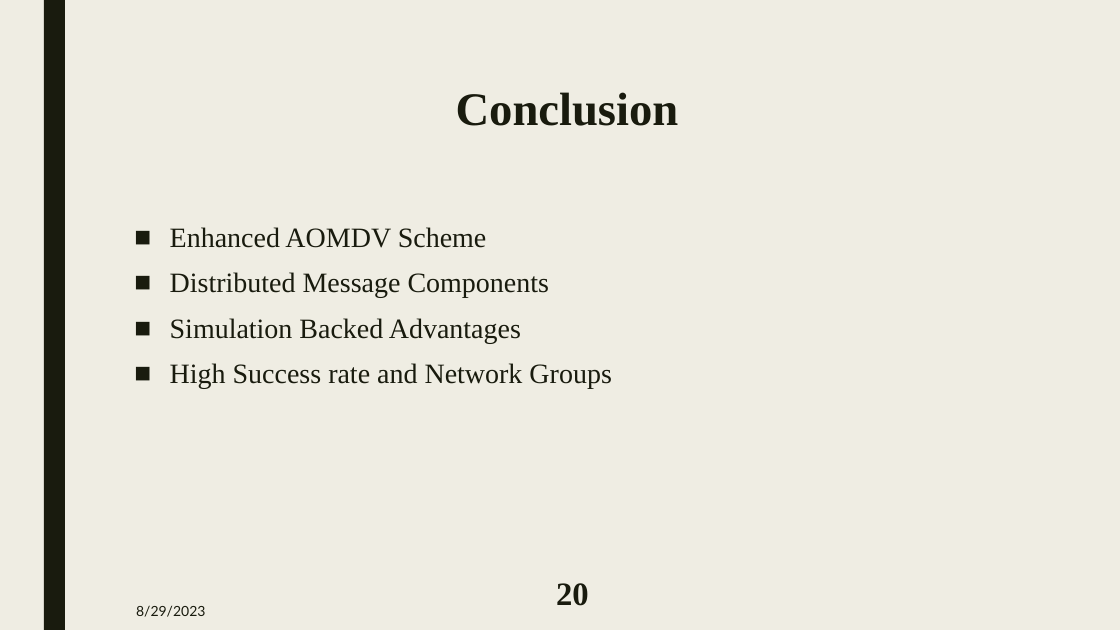
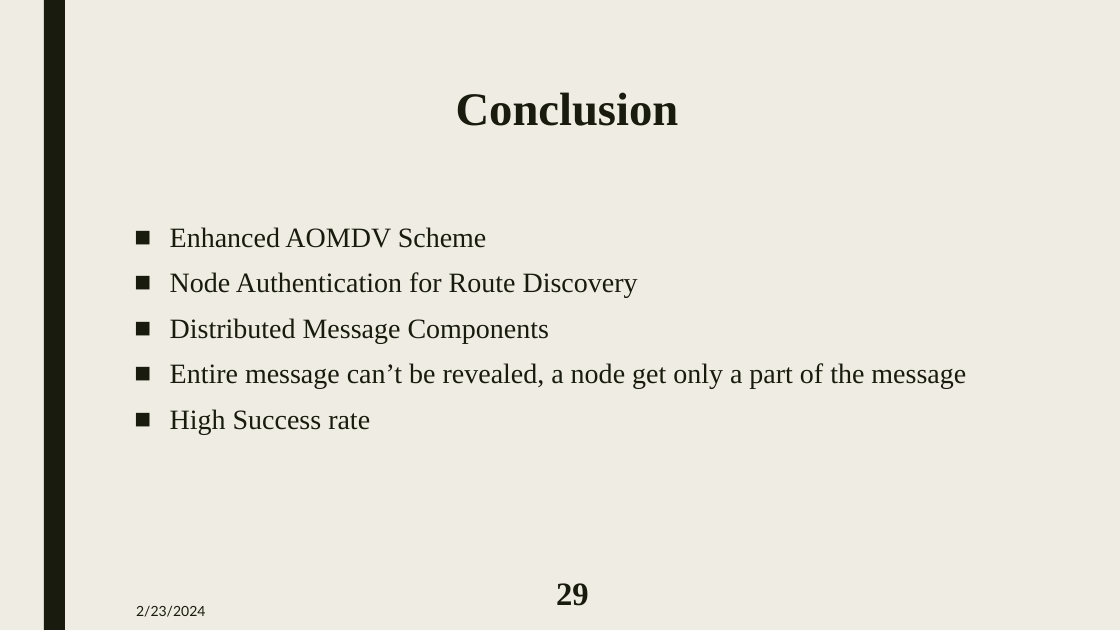
Before and after one commit to MAZHAR1807102/Thesis, a slide deck: slide 29 of 1807102-Predefence.pptx (slide 20 before the commit). Drawn at 1120x630 pixels with LibreOffice and Linux fonts; fonts in the diff are those of the drawing. Boxes give left, top, right and bottom in pixels: in the first picture for what was removed or moved away, otherwise in the second. Text is boxed around its words. In the diff, an @@ line names an element or a change of style, - is before the commit and + after.

```diff
--- a/1807102-Predefence.pptx
+++ b/1807102-Predefence.pptx
@@ text at [170, 272, 638, 298]: paragraph added @@
+■ Node Authentication for Route Discovery
@@ text at [170, 363, 966, 434]: text changed @@
-■ Simulation Backed Advantages
-■ High Success rate and Network Groups
+■ Entire message can’t be revealed, a node get only a part of the message
+■ High Success rate
@@ page number at [556, 583, 589, 606]: text changed @@
-20
+29
@@ text at [136, 605, 205, 617]: text changed @@
-8/29/2023
+2/23/2024
```
Also in this commit, not shown: 22 other slides changed, 9 slides added, 25 other files.
